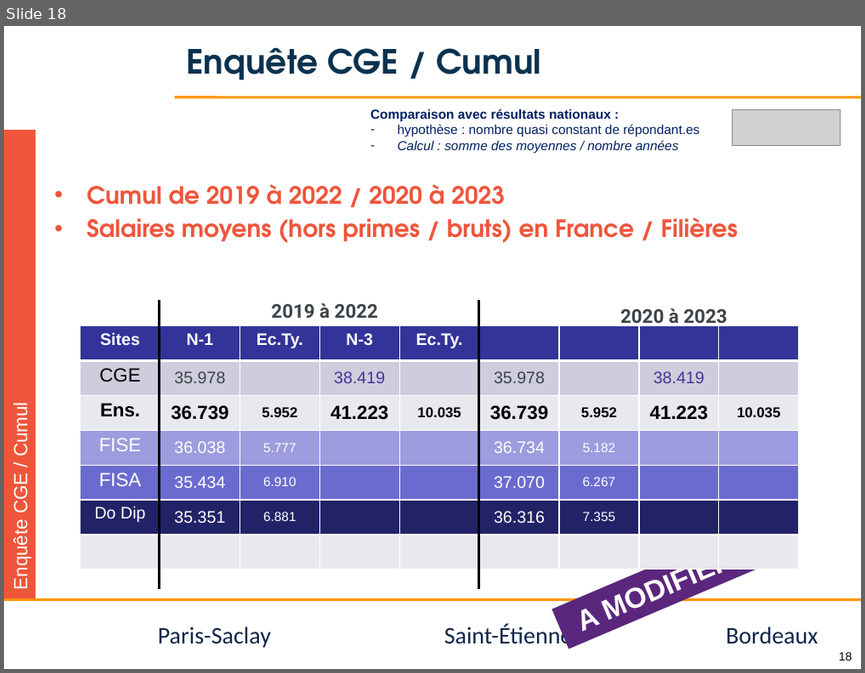
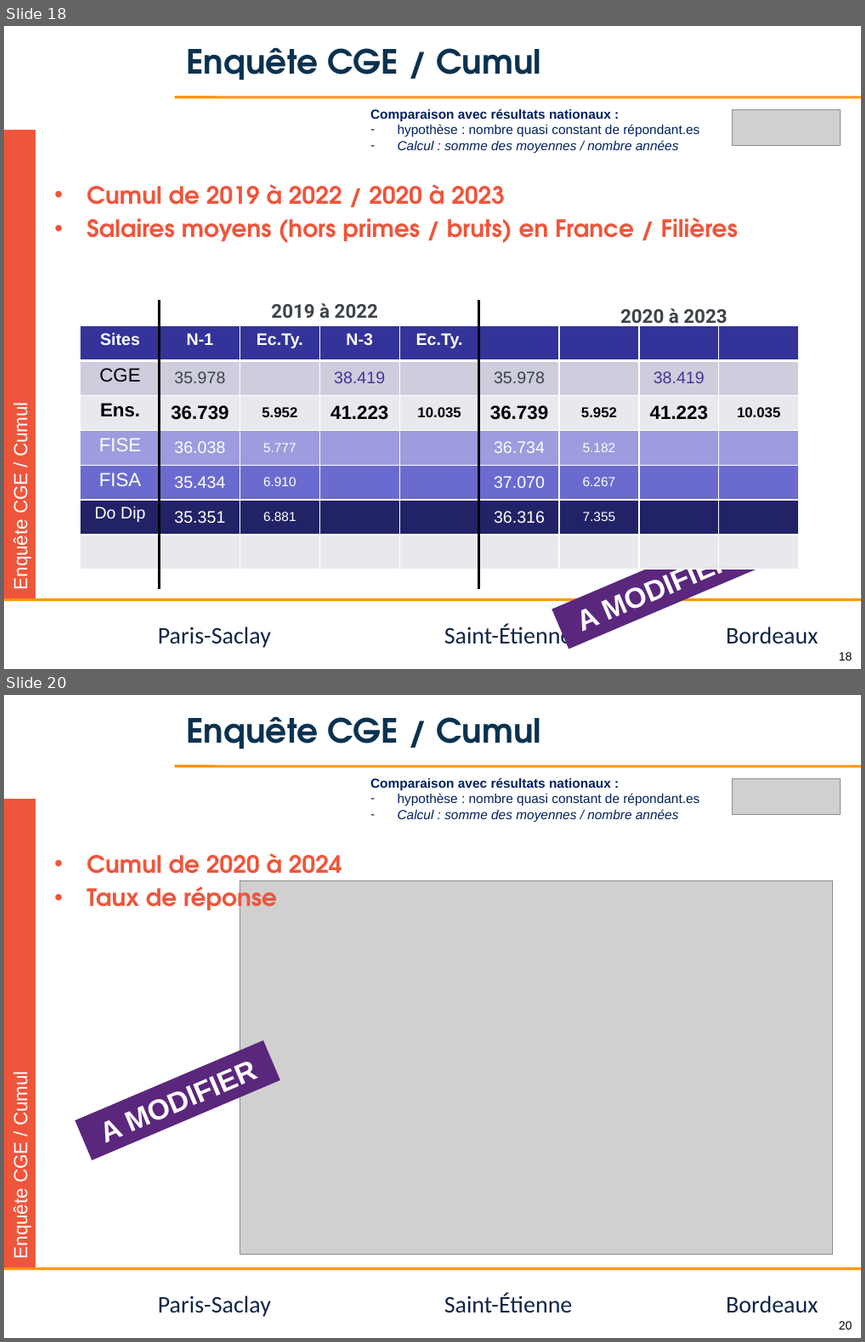
Before and after one commit to jvillemejane/jvillemejane, a slide deck: Presentations/2024_COPERF_CGE.pptx. Shown one above the other, each under a label of ours: slide 18 before the commit, slides 18 and 20 after it; the slides between them are not shown. The pictures are 865x673 and 865x1342 pixels, drawn with LibreOffice and Linux fonts; fonts in the diff are those of the drawing; grey boxes stand for pictures; background and template pictures are left out. Boxes give left, top, right and bottom in pixels: in the first picture for what was removed or moved away, otherwise in the second. Text is boxed around its words. In the diff, an @@ line names an element or a change of style, - is before the commit and + after.

```diff
--- a/Presentations/2024_COPERF_CGE.pptx
+++ b/Presentations/2024_COPERF_CGE.pptx
@@ slide 20 added at (x1=4, y1=695, x2=861, y2=1338), background #FFFFFF; not listed: 6 template elements that a slide beside it also shows @@
@@ title added at (x1=186, y1=717, x2=541, y2=749), 28 pt, text #0A3250, bold @@
+Enquête CGE / Cumul
@@ text added at (x1=370, y1=777, x2=699, y2=822), 11 pt, text #002060 @@
+Comparaison avec résultats nationaux :
+– hypothèse : nombre quasi constant de répondant.es
+– Calcul : somme des moyennes / nombre années
@@ picture added at (x1=732, y1=779, x2=840, y2=815) @@
@@ rectangle added at (x1=4, y1=799, x2=35, y2=1267), fill #EF553B, 16 pt, text #FFFFFF @@
+Enquête CGE / Cumul
@@ text added at (x1=86, y1=853, x2=342, y2=916), 20 pt, text #EF553B, bold @@
+• Cumul de 2020 à 2024
+• Taux de réponse
@@ picture added at (x1=239, y1=881, x2=833, y2=1253) @@
@@ rectangle added at (x1=75, y1=1041, x2=280, y2=1160), fill #5B277D, 24 pt, text #FFFFFF, bold @@
+A MODIFIER
```
Also in this commit, not shown: 1 slide changed, 3 other slides added.
